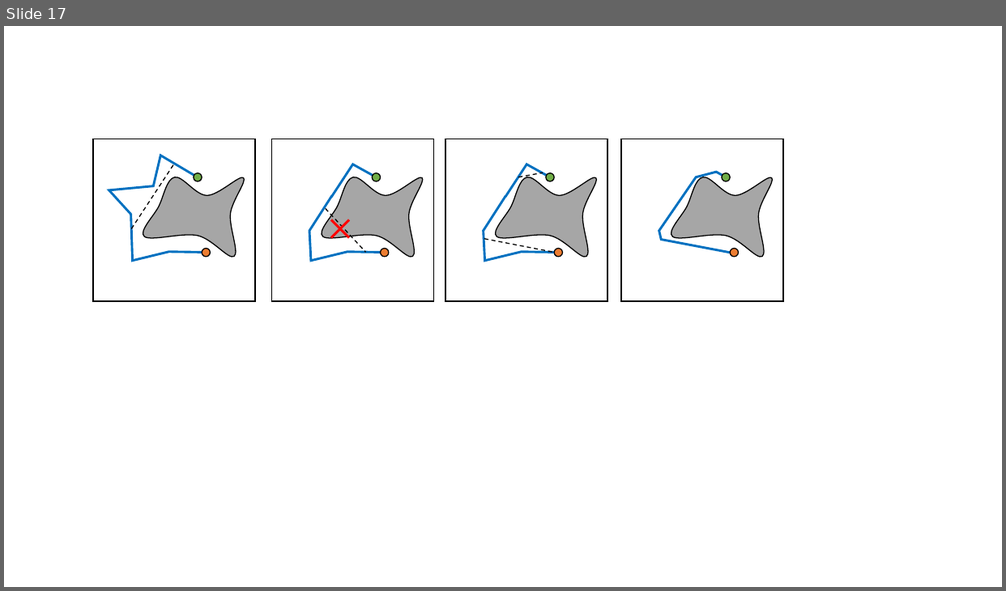
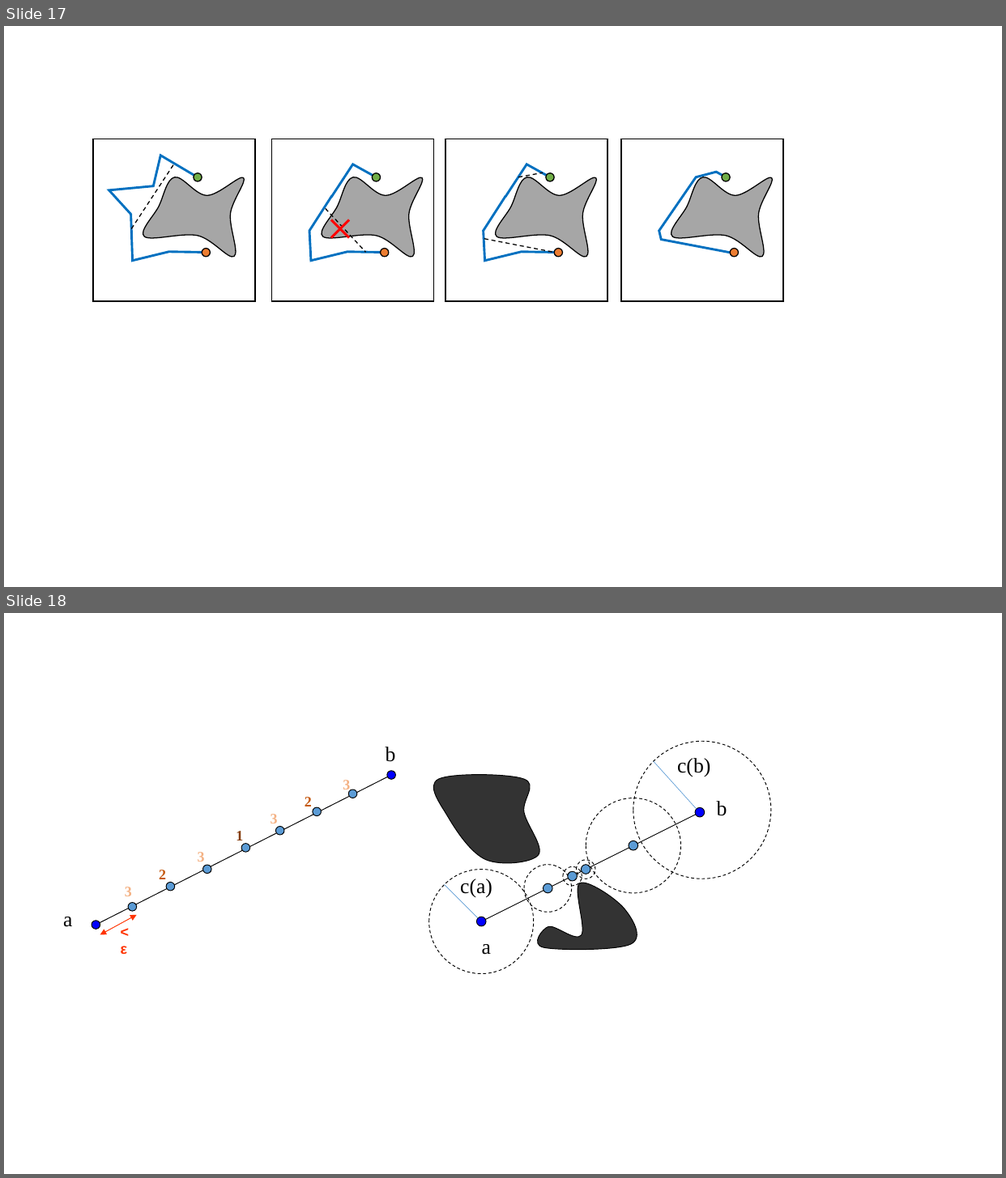
Before and after one commit to krishauser/RoboticSystemsBook, a slide deck: figures/planning/figures.pptx. Shown one above the other, each under a label of ours: slide 17 before the commit, slides 17 and 18 after it. The pictures are 1006x591 and 1006x1178 pixels, drawn with LibreOffice and Linux fonts; fonts in the diff are those of the drawing. Boxes give left, top, right and bottom in pixels: in the first picture for what was removed or moved away, otherwise in the second. Text is boxed around its words. In the diff, an @@ line names an element or a change of style, - is before the commit and + after.

```diff
--- a/figures/planning/figures.pptx
+++ b/figures/planning/figures.pptx
@@ slide 18 added at bbox=[4, 613, 1002, 1174], background #FFFFFF @@
@@ text added at bbox=[386, 747, 396, 762], 20 pt, text #000000 @@
+b
@@ text added at bbox=[677, 758, 710, 777], 20 pt, text #000000 @@
+c(b)
@@ text added at bbox=[343, 780, 350, 793], 14 pt, text #F4B183, bold @@
+3
@@ line added from (697, 809) to (654, 761), #5B9BD5 0.5 pt @@
@@ text added at bbox=[305, 797, 312, 807], 14 pt, text #C55A11, bold @@
+2
@@ text added at bbox=[717, 801, 727, 816], 20 pt, text #000000 @@
+b
@@ text added at bbox=[236, 831, 243, 841], 14 pt, text #843C0B, bold @@
+1
@@ text added at bbox=[270, 814, 278, 824], 14 pt, text #F4B183, bold @@
+3
@@ text added at bbox=[198, 852, 205, 866], 14 pt, text #F4B183, bold @@
+3
@@ text added at bbox=[159, 870, 166, 879], 14 pt, text #C55A11, bold @@
+2
@@ text added at bbox=[460, 879, 492, 898], 20 pt, text #000000 @@
+c(a)
@@ group added at bbox=[426, 741, 771, 974]: 12 ellipses, 2 freeform shapes, 1 line @@
@@ text added at bbox=[125, 887, 132, 897], 14 pt, text #F4B183, bold @@
+3
@@ line added from (478, 918) to (444, 884), #5B9BD5 0.5 pt @@
@@ text added at bbox=[63, 917, 72, 927], 20 pt, text #000000 @@
+a
@@ group added at bbox=[91, 771, 395, 954]: 9 ellipses, 1 line, 1 double arrow, 1 text @@
+< ε
@@ text added at bbox=[482, 944, 491, 955], 20 pt, text #000000 @@
+a
```
Also in this commit, not shown: 3 other files.
